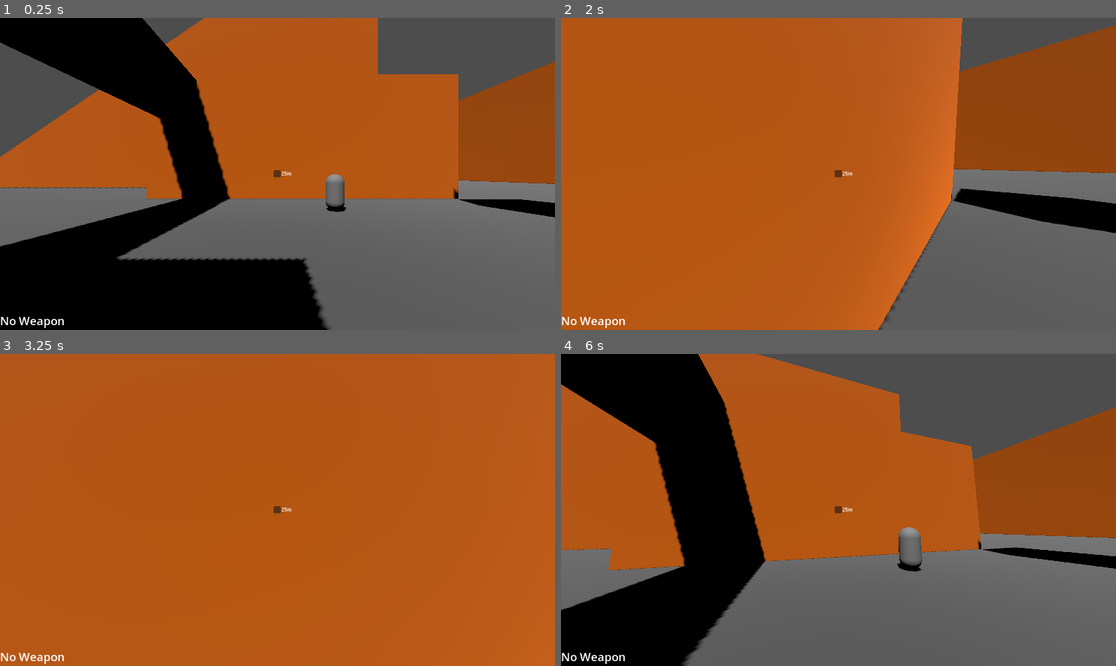
Above: before the commit, frames 1-4 (two rows, left to right).
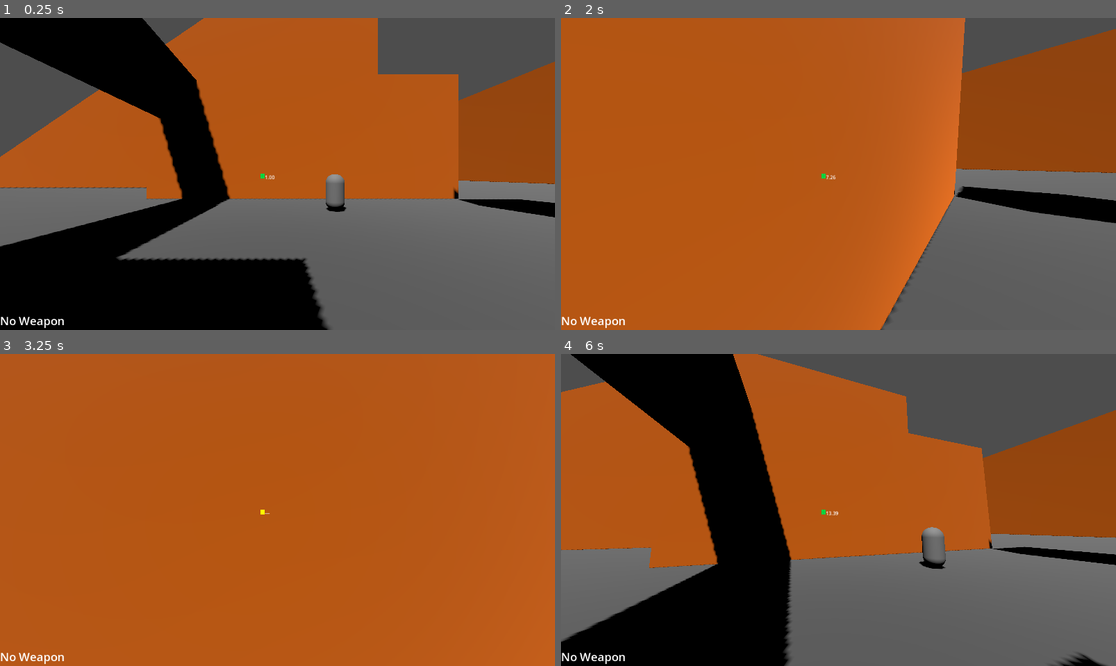
Above: after the commit, the same moments.

Repository: EdmundWohlmuth/Sch-Movement---GODOT
Game: Godot game, scene res://Scenes/Levels/test_level.tscn
Two runs of this game, one before a commit and one after it. Both use one fixed random seed, a clock stepped at 60 frames per second and the inputs below.
Inputs (mouse positions are in pixels of both pictures, inside the frame that each line leads up to):
- Up to frame 1 (0.25 s): no input
- Up to frame 2 (2 s): tap Enter (ui_accept) at 0.5 s; move the mouse to (832, 180) at 0.52 s; hold Right mouse button (grapple) 0.53-1.28 s; hold W (move_forward) from 0.53 s (still down); tap Space (jump) at 0.77, 1.52 s; move the mouse to (877, 177) at 1.27 s; right-click (877, 177) at 1.35 s
- Up to frame 3 (3.25 s): move the mouse to (233, 506) at 2.02 s; hold Right mouse button (grapple) 2.03-2.78 s; tap Ctrl (slide) at 2.1 s; move the mouse to (283, 510) at 2.77 s; release W (move_forward) at 2.78 s; hold A (move_left) from 2.78 s (still down); tap Shift (sprint) at 2.85 s; tap Space (jump) at 3.02 s; right-click (283, 510) at 3.05 s
- Up to frame 4 (6 s): move the mouse to (816, 503) at 3.52 s; release A (move_left) at 3.53 s; hold Right mouse button (grapple) 3.53-4.28 s; hold W (move_forward) 3.53-5.78 s; tap Space (jump) at 3.77, 4.52 s; move the mouse to (866, 510) at 4.27 s; right-click (866, 510) at 4.35 s; move the mouse to (810, 510) at 5.02 s; hold Right mouse button (grapple) 5.03-5.78 s; tap Ctrl (slide) at 5.1 s; move the mouse to (849, 503) at 5.77 s; hold D (move_right) from 5.78 s (still down); tap Shift (sprint) at 5.85 s

The runs differ from the first frame. In frame 1, less than 0.1% of the frame differs, in the area x 46-53%, y 48-52%; in frame 2, 1.8%; in frame 3, less than 0.1%; in frame 4, 16%, in the area x 0-100%, y 0-100%.

Commit message:
UI work for character

Diff:
--- a/Scenes/Player/player_char.tscn
+++ b/Scenes/Player/player_char.tscn
@@ -11,6 +11,7 @@
 
 [node name="PlayerCharacterBody" type="CharacterBody3D"]
 collision_layer = 4
+collision_mask = 3
 script = ExtResource("1_2bvri")
 
 [node name="PlayerHurtbox" type="CollisionShape3D" parent="."]
--- a/Scenes/UI/Gameplay UI.tscn
+++ b/Scenes/UI/Gameplay UI.tscn
@@ -1,4 +1,6 @@
-[gd_scene format=3 uid="uid://dchu2h8g3tulp"]
+[gd_scene load_steps=2 format=3 uid="uid://dchu2h8g3tulp"]
+
+[ext_resource type="Script" uid="uid://cqrb5c6tpxski" path="res://Scripts/UI/gameplay_ui.gd" id="1_10fp8"]
 
 [node name="GameplayUi" type="Control"]
 layout_mode = 3
@@ -7,29 +9,36 @@
 anchor_bottom = 1.0
 grow_horizontal = 2
 grow_vertical = 2
+script = ExtResource("1_10fp8")
+enemy_color = Color(1, 0, 0, 1)
+in_range_color = Color(0, 0.831373, 0.243137, 1)
+grapple_recharge_color = Color(1, 1, 0, 1)
 
-[node name="AspectRatioContainer" type="AspectRatioContainer" parent="."]
-layout_mode = 0
-offset_right = 1152.0
-offset_bottom = 648.0
+[node name="ColorRect" type="ColorRect" parent="."]
+layout_mode = 2
+offset_left = 540.0
+offset_top = 324.0
+offset_right = 550.0
+offset_bottom = 334.0
 
-[node name="Crosshair" type="Panel" parent="AspectRatioContainer"]
-custom_minimum_size = Vector2(15, 15)
+[node name="RichTextLabel" type="RichTextLabel" parent="ColorRect"]
 layout_mode = 2
-size_flags_horizontal = 4
-size_flags_vertical = 4
-
-[node name="RichTextLabel" type="RichTextLabel" parent="AspectRatioContainer/Crosshair"]
-layout_mode = 0
-offset_left = 16.0
-offset_right = 56.0
-offset_bottom = 40.0
+offset_left = 10.0
+offset_right = 75.0
+offset_bottom = 10.0
 theme_override_font_sizes/bold_italics_font_size = 0
 theme_override_font_sizes/italics_font_size = 0
 theme_override_font_sizes/mono_font_size = 0
 theme_override_font_sizes/normal_font_size = 10
 theme_override_font_sizes/bold_font_size = 0
 text = "25m"
+fit_content = true
+scroll_active = false
+
+[node name="AspectRatioContainer" type="AspectRatioContainer" parent="."]
+layout_mode = 0
+offset_right = 1152.0
+offset_bottom = 648.0
 
 [node name="WeaponLabel" type="Label" parent="."]
 layout_mode = 0
--- /dev/null
+++ b/Scripts/Managers/SignalManager.gd
@@ -0,0 +1,5 @@
+extends Node
+
+signal send_dist_info(distance:float)
+signal out_of_range_text()
+signal update_crosshair(state:int)
--- a/Scripts/PlayerChar/player_char.gd
+++ b/Scripts/PlayerChar/player_char.gd
@@ -96,6 +96,19 @@
   if Input.is_action_pressed("grapple") && can_grapple && is_grappling: grapple_pull(delta)
   elif Input.is_action_just_released("grapple") && is_grappling: grapple_end()
 
+  # set crosshair stuff
+  if grapple_cast.is_colliding() && can_grapple:
+    SignalManager.emit_signal("send_dist_info", grapple_point.distance_to(self.position))
+    if grapple_cast.get_collider().collision_layer == 1: SignalManager.emit_signal("update_crosshair", 2)
+    else: SignalManager.emit_signal("update_crosshair", 2)
+  elif grapple_cast.is_colliding() && can_grapple:
+    SignalManager.emit_signal("update_crosshair", 3)
+  else:
+    SignalManager.emit_signal("out_of_range_text")
+    if can_grapple: SignalManager.emit_signal("update_crosshair", 0)
+    else: SignalManager.emit_signal("update_crosshair", 3)
+
+
   handle_jump()
   #juice()
   if Input.is_action_just_released("slide"):
@@ -216,7 +229,6 @@
     var grapple_dir = (grapple_point - self.position).normalized()
     var grapple_target_speed = grapple_dir * grapple_speed
 
-
     is_grappling = true
 
 # determines what function is played when the grapple connects with a collision
--- /dev/null
+++ b/Scripts/UI/gameplay_ui.gd
@@ -0,0 +1,32 @@
+extends Control
+
+@onready var color_rect: ColorRect = $ColorRect
+@onready var dist_label: RichTextLabel = $ColorRect/RichTextLabel
+@onready var weapon_label:Label = $WeaponLabel
+
+@export var out_of_range_color:Color
+@export var enemy_color:Color
+@export var in_range_color:Color
+@export var grapple_recharge_color:Color
+
+var set_range:Callable = Callable(set_dist_text)
+var oor_text:Callable = Callable(set_out_of_range)
+var change_crosshair:Callable = Callable(set_crosshair_color)
+
+func _ready() -> void:
+  SignalManager.connect("send_dist_info", set_range)
+  SignalManager.connect("out_of_range_text", oor_text)
+  SignalManager.connect("update_crosshair", change_crosshair)
+
+func set_dist_text(distance:float) -> void:
+  dist_label.text = str("%0.2f" % distance)
+
+func set_out_of_range() -> void:
+  dist_label.text = "---"
+
+func set_crosshair_color(state:int) -> void:
+  match state:
+    0: color_rect.color = out_of_range_color
+    1: color_rect.color = enemy_color
+    2: color_rect.color = in_range_color
+    3: color_rect.color = grapple_recharge_color
--- a/project.godot
+++ b/project.godot
@@ -14,6 +14,10 @@
 run/main_scene="res://Scenes/Levels/test_level.tscn"
 config/features=PackedStringArray("4.4", "Forward Plus")
 config/icon="res://icon.svg"
+
+[autoload]
+
+SignalManager="*res://Scripts/Managers/SignalManager.gd"
 
 [input]
 
Not shown, added: Scripts/Managers/SignalManager.gd.uid
Not shown, added: Scripts/UI/gameplay_ui.gd.uid
